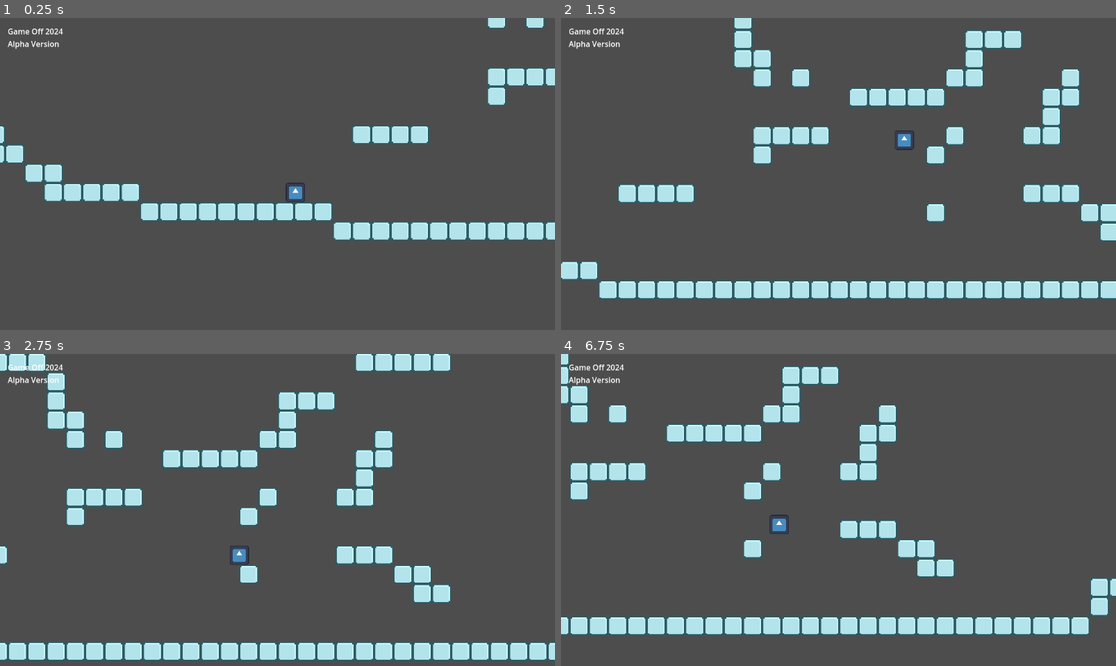
Above: before the commit, frames 1-4 (two rows, left to right).
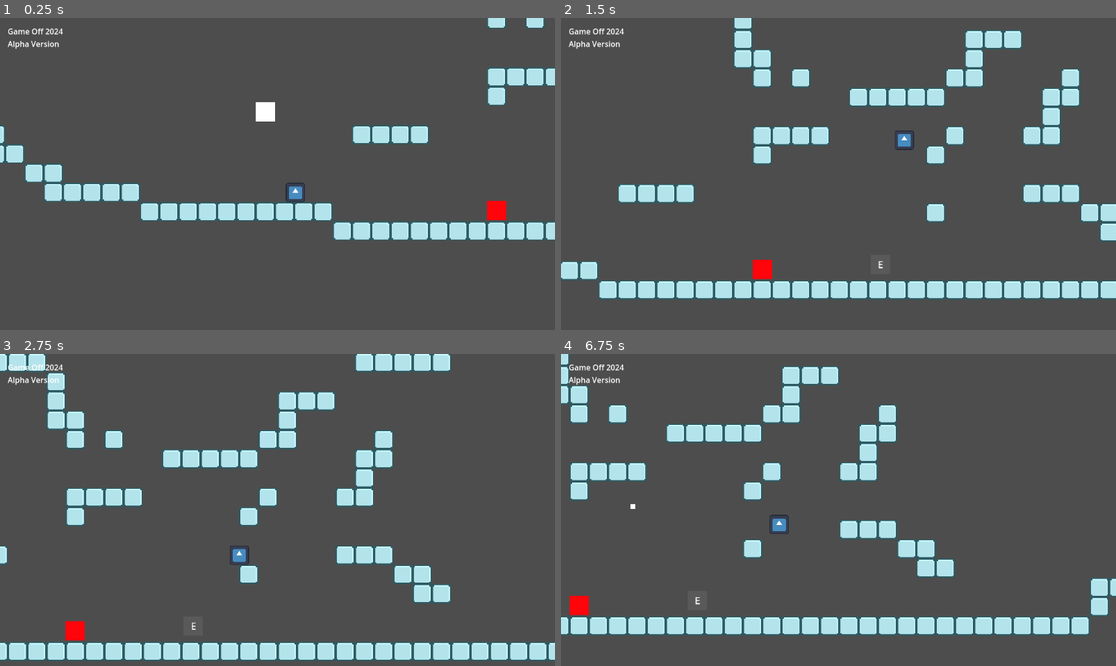
Above: after the commit, the same moments.

Repository: ivfreire/gameoff_2024
Game: Godot game, scene res://Scenes/Debug.tscn
The game is run twice, just before and just after one commit, with the same random seed, the same clock (stepped at 60 frames per second) and the same inputs. The engine's default icon, where the game draws it, is replaced by a stand-in: a white triangle on a blue panel in a dark square.
Inputs:
- Up to frame 1 (0.25 s): no input
- Up to frame 2 (1.5 s): hold D (move_right) from 0.53 s (still down); tap E (hide, bound only after the commit) at 0.6 s; tap Space (jump) at 0.77, 0.8, 1.07, 1.35 s
- Up to frame 3 (2.75 s): tap Space (jump) at 1.52, 1.82, 2.3 s; tap E (hide, bound only after the commit) at 1.55, 2.1 s; release D (move_right) at 2.03 s; hold A (move_left) from 2.03 s (still down)
- Up to frame 4 (6.75 s): release A (move_left) at 2.78 s; hold D (move_right) 2.78-4.28 s; tap E (hide, bound only after the commit) at 2.85, 4.35, 5.1, 6.05, 6.6 s; tap Space (jump) at 3.02, 3.32, 3.6, 3.77, 4.07, 4.52, 4.82, 5.3, 5.85, 6.02, 6.32 s; hold A (move_left) 4.28-5.03 s; hold D (move_right) 5.03-5.78 s; hold A (move_left) from 5.78 s (still down)

The runs differ from the first frame. In frame 1, 0.4% of the frame differs, in the area x 46-92%, y 26-65%; in frame 2, 0.2%; in frame 3, 0.2%; in frame 4, 0.2%.

Commit message:
objects_and_hide_mechanics

Diff:
--- /dev/null
+++ b/Objects/bullet.tscn
@@ -0,0 +1,22 @@
+[gd_scene load_steps=3 format=3 uid="uid://duqoet6cbo0g2"]
+
+[ext_resource type="Script" path="res://Scripts/Object_scripts/bullet.gd" id="1_4sqou"]
+
+[sub_resource type="CircleShape2D" id="CircleShape2D_xr8nk"]
+radius = 2.0
+
+[node name="Bullet" type="Area2D"]
+collision_layer = 2
+collision_mask = 15
+script = ExtResource("1_4sqou")
+
+[node name="sprite" type="ColorRect" parent="."]
+offset_left = -2.0
+offset_top = -2.0
+offset_right = 2.0
+offset_bottom = 2.0
+
+[node name="shape" type="CollisionShape2D" parent="."]
+shape = SubResource("CircleShape2D_xr8nk")
+
+[connection signal="body_entered" from="." to="." method="_on_body_entered"]
--- /dev/null
+++ b/Objects/bullet_spawner.tscn
@@ -0,0 +1,29 @@
+[gd_scene load_steps=4 format=3 uid="uid://7lx6so5e1xwp"]
+
+[ext_resource type="Script" path="res://Scripts/Object_scripts/bullet_spawner.gd" id="1_wjh5b"]
+[ext_resource type="PackedScene" uid="uid://duqoet6cbo0g2" path="res://Objects/bullet.tscn" id="2_kc5vb"]
+
+[sub_resource type="RectangleShape2D" id="RectangleShape2D_dk6ah"]
+size = Vector2(16, 16)
+
+[node name="Bullet_spawner" type="Area2D"]
+position = Vector2(18, 242)
+collision_layer = 8
+collision_mask = 7
+script = ExtResource("1_wjh5b")
+bullet = ExtResource("2_kc5vb")
+
+[node name="ColorRect" type="ColorRect" parent="."]
+offset_left = -8.0
+offset_top = -8.0
+offset_right = 8.0
+offset_bottom = 8.0
+
+[node name="timer" type="Timer" parent="."]
+wait_time = 2.0
+autostart = true
+
+[node name="shape" type="CollisionShape2D" parent="."]
+shape = SubResource("RectangleShape2D_dk6ah")
+
+[connection signal="timeout" from="timer" to="." method="_on_timer_timeout"]
--- /dev/null
+++ b/Objects/hidden.tscn
@@ -0,0 +1,32 @@
+[gd_scene load_steps=3 format=3 uid="uid://b1vgfa8f8evs7"]
+
+[ext_resource type="Script" path="res://Scripts/Object_scripts/hidden.gd" id="1_htcoo"]
+
+[sub_resource type="RectangleShape2D" id="RectangleShape2D_3pea4"]
+size = Vector2(8, 14)
+
+[node name="hidden" type="Area2D"]
+script = ExtResource("1_htcoo")
+
+[node name="sprite" type="ColorRect" parent="."]
+offset_left = -8.0
+offset_top = -8.0
+offset_right = 8.0
+offset_bottom = 8.0
+color = Color(0.347817, 0.347817, 0.347817, 1)
+
+[node name="shape" type="CollisionShape2D" parent="."]
+shape = SubResource("RectangleShape2D_3pea4")
+
+[node name="E" type="Label" parent="."]
+offset_left = -2.0
+offset_top = -6.0
+offset_right = 7.0
+offset_bottom = 17.0
+scale = Vector2(0.5, 0.5)
+text = "E"
+horizontal_alignment = 1
+vertical_alignment = 1
+
+[connection signal="body_entered" from="." to="." method="_on_body_entered"]
+[connection signal="body_exited" from="." to="." method="_on_body_exited"]
--- /dev/null
+++ b/Objects/thorn.tscn
@@ -0,0 +1,30 @@
+[gd_scene load_steps=3 format=3 uid="uid://cfcwwra7qqg1w"]
+
+[ext_resource type="Script" path="res://Scripts/Object_scripts/thorn.gd" id="1_yp1cf"]
+
+[sub_resource type="RectangleShape2D" id="RectangleShape2D_rj0v8"]
+size = Vector2(16, 16)
+
+[node name="thorn" type="Area2D"]
+collision_layer = 8
+collision_mask = 9
+script = ExtResource("1_yp1cf")
+
+[node name="sprite" type="ColorRect" parent="."]
+anchors_preset = 8
+anchor_left = 0.5
+anchor_top = 0.5
+anchor_right = 0.5
+anchor_bottom = 0.5
+offset_left = -8.0
+offset_top = -8.0
+offset_right = 8.0
+offset_bottom = 8.0
+grow_horizontal = 2
+grow_vertical = 2
+color = Color(1, 0.0156863, 0.0431373, 1)
+
+[node name="shape" type="CollisionShape2D" parent="."]
+shape = SubResource("RectangleShape2D_rj0v8")
+
+[connection signal="body_entered" from="." to="." method="_on_body_entered"]
--- a/Prefabs/Player.tscn
+++ b/Prefabs/Player.tscn
@@ -6,10 +6,11 @@
 [sub_resource type="RectangleShape2D" id="RectangleShape2D_tj8y8"]
 size = Vector2(16, 16)
 
-[node name="Player" type="CharacterBody2D"]
+[node name="Player" type="CharacterBody2D" groups=["player"]]
+collision_mask = 14
 script = ExtResource("1_blth1")
 
-[node name="Sprite" type="Sprite2D" parent="."]
+[node name="sprite" type="Sprite2D" parent="."]
 scale = Vector2(0.125, 0.125)
 texture = ExtResource("2_2e22r")
 
--- a/Scenes/Debug.tscn
+++ b/Scenes/Debug.tscn
@@ -1,8 +1,11 @@
-[gd_scene load_steps=6 format=4 uid="uid://ejjq2enybhat"]
+[gd_scene load_steps=9 format=4 uid="uid://ejjq2enybhat"]
 
 [ext_resource type="PackedScene" uid="uid://dpv2lytalq7rt" path="res://Prefabs/Player.tscn" id="1_qml3g"]
 [ext_resource type="Texture2D" uid="uid://b1srehlhju7eq" path="res://Sprites/Block.png" id="2_1m4kc"]
 [ext_resource type="Script" path="res://Scripts/Camera.gd" id="3_1i8mu"]
+[ext_resource type="PackedScene" uid="uid://7lx6so5e1xwp" path="res://Objects/bullet_spawner.tscn" id="4_53k6g"]
+[ext_resource type="PackedScene" uid="uid://cfcwwra7qqg1w" path="res://Objects/thorn.tscn" id="5_5wr5c"]
+[ext_resource type="PackedScene" uid="uid://b1vgfa8f8evs7" path="res://Objects/hidden.tscn" id="6_camus"]
 
 [sub_resource type="TileSetAtlasSource" id="TileSetAtlasSource_7i2nf"]
 texture = ExtResource("2_1m4kc")
@@ -10,11 +13,22 @@
 0:0/0/physics_layer_0/polygon_0/points = PackedVector2Array(-8, -8, 8, -8, 8, 8, -8, 8)
 
 [sub_resource type="TileSet" id="TileSet_27gw7"]
-physics_layer_0/collision_layer = 1
+physics_layer_0/collision_layer = 8
+physics_layer_0/collision_mask = 15
 sources/0 = SubResource("TileSetAtlasSource_7i2nf")
 
 [node name="Debug" type="Node2D"]
-position = Vector2(416, 232)
+position = Vector2(480, 321)
+
+[node name="Bullet_spawner" parent="." instance=ExtResource("4_53k6g")]
+position = Vector2(168, 245)
+
+[node name="thorn" parent="." instance=ExtResource("5_5wr5c")]
+position = Vector2(360, 327)
+
+[node name="hidden" parent="." instance=ExtResource("6_camus")]
+position = Vector2(458, 323)
+collision_layer = 8
 
 [node name="Player" parent="." instance=ExtResource("1_qml3g")]
 position = Vector2(193, 288)
--- /dev/null
+++ b/Scripts/Object_scripts/bullet.gd
@@ -0,0 +1,13 @@
+extends Area2D
+
+
+var speed = 50
+
+func _physics_process(delta):
+	position += transform.x * speed * delta
+
+
+func _on_body_entered(body: Node2D) -> void:
+	if body.is_in_group('player'):
+		print('matou')
+	queue_free()
--- /dev/null
+++ b/Scripts/Object_scripts/bullet_spawner.gd
@@ -0,0 +1,10 @@
+extends Area2D
+
+@export var bullet : PackedScene
+
+func shoot():
+	var b = bullet.instantiate()
+	add_child(b)
+
+func _on_timer_timeout() -> void:
+	shoot()
--- /dev/null
+++ b/Scripts/Object_scripts/hidden.gd
@@ -0,0 +1,15 @@
+extends Area2D
+
+
+func _on_body_entered(body: Node2D) -> void:
+	if body.is_in_group('player'):
+		if body.has_method('able_hide_function'):
+			body.able_hide_function(true)
+			print('entrou')
+
+
+func _on_body_exited(body: Node2D) -> void:
+	if body.is_in_group('player'):
+		if body.has_method('able_hide_function'):
+			body.able_hide_function(false)
+			print('saiu')
--- /dev/null
+++ b/Scripts/Object_scripts/thorn.gd
@@ -0,0 +1,6 @@
+extends Area2D
+
+
+func _on_body_entered(body: Node2D) -> void:
+	if body.is_in_group('player'):
+		print('matou')
--- a/Scripts/Player.gd
+++ b/Scripts/Player.gd
@@ -1,19 +1,51 @@
 extends CharacterBody2D
 
-const SPEED = 300.0
-const JUMP_VELOCITY = -500.0
+
+# motion variables
+@export var speed = 300.0
+@export var jump_velocity = -500.0
+var can_move = true
+
+# stealth_mechanics variables
+var able_hide = false
+var hide = false
 
 func _physics_process(delta: float) -> void:
+	### motion
 	if not is_on_floor():
 		velocity += get_gravity() * delta
 
 	if Input.is_action_just_pressed("jump") and is_on_floor():
-		velocity.y = JUMP_VELOCITY
+		velocity.y = jump_velocity
 
 	var direction := Input.get_axis("move_left", "move_right")
 	if direction:
-		velocity.x = direction * SPEED
+		velocity.x = direction * speed
 	else:
-		velocity.x = move_toward(velocity.x, 0, SPEED)
+		velocity.x = move_toward(velocity.x, 0, speed)
 
-	move_and_slide()
+	if can_move:
+		move_and_slide()
+
+	### stealth
+	if Input.is_action_just_pressed('hide') and able_hide == true:
+		if hide:
+			hide_function(false)
+			$sprite.modulate = Color(1,1,1,1)
+		else:
+			hide_function(true)
+			$sprite.modulate = Color(1,1,1,.5)
+
+
+
+## stealth function
+func able_hide_function(val:bool):
+	able_hide = val
+
+
+func hide_function(val:bool):
+	if val:
+		can_move = false
+	else:
+		can_move = true
+	hide = val
--- a/project.godot
+++ b/project.godot
@@ -14,6 +14,10 @@
 run/main_scene="res://Scenes/Debug.tscn"
 config/features=PackedStringArray("4.3", "Forward Plus")
 config/icon="res://icon.svg"
+
+[global_group]
+
+player=""
 
 [input]
 
@@ -51,6 +55,18 @@
 , Object(InputEventJoypadButton,"resource_local_to_scene":false,"resource_name":"","device":-1,"button_index":0,"pressure":0.0,"pressed":true,"script":null)
 ]
 }
+hide={
+"deadzone": 0.5,
+"events": [Object(InputEventKey,"resource_local_to_scene":false,"resource_name":"","device":-1,"window_id":0,"alt_pressed":false,"shift_pressed":false,"ctrl_pressed":false,"meta_pressed":false,"pressed":false,"keycode":0,"physical_keycode":69,"key_label":0,"unicode":101,"location":0,"echo":false,"script":null)
+]
+}
+
+[layer_names]
+
+2d_physics/layer_1="player"
+2d_physics/layer_2="projectil"
+2d_physics/layer_3="enemy"
+2d_physics/layer_4="object_wall_ground"
 
 [physics]
 
